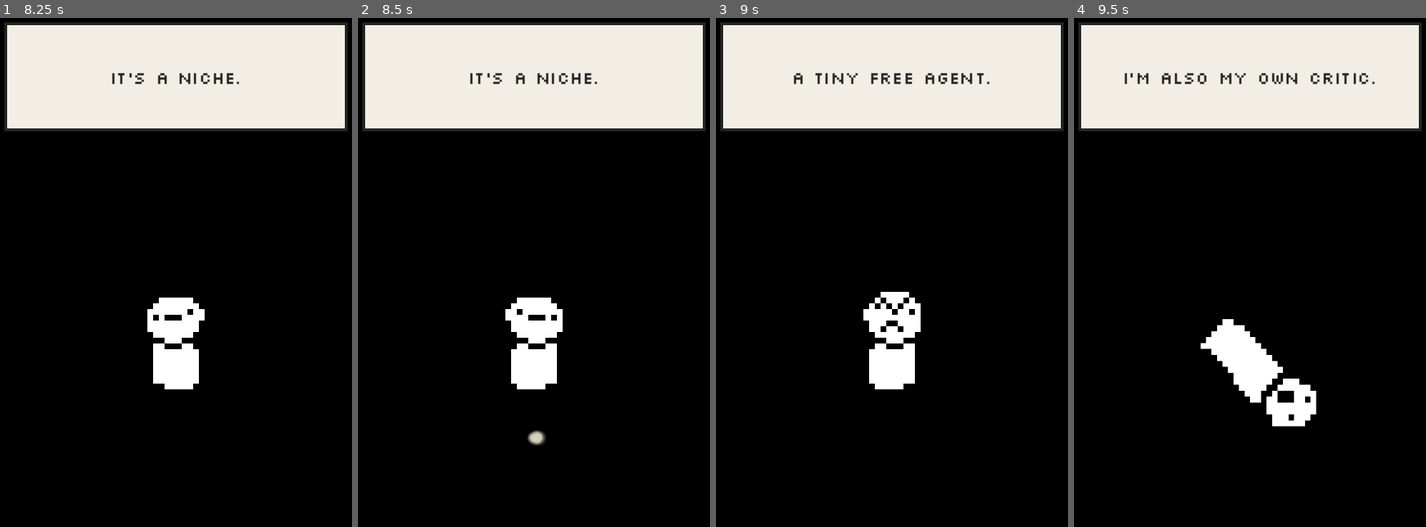
Above: before the commit, frames 1-4 (left to right).
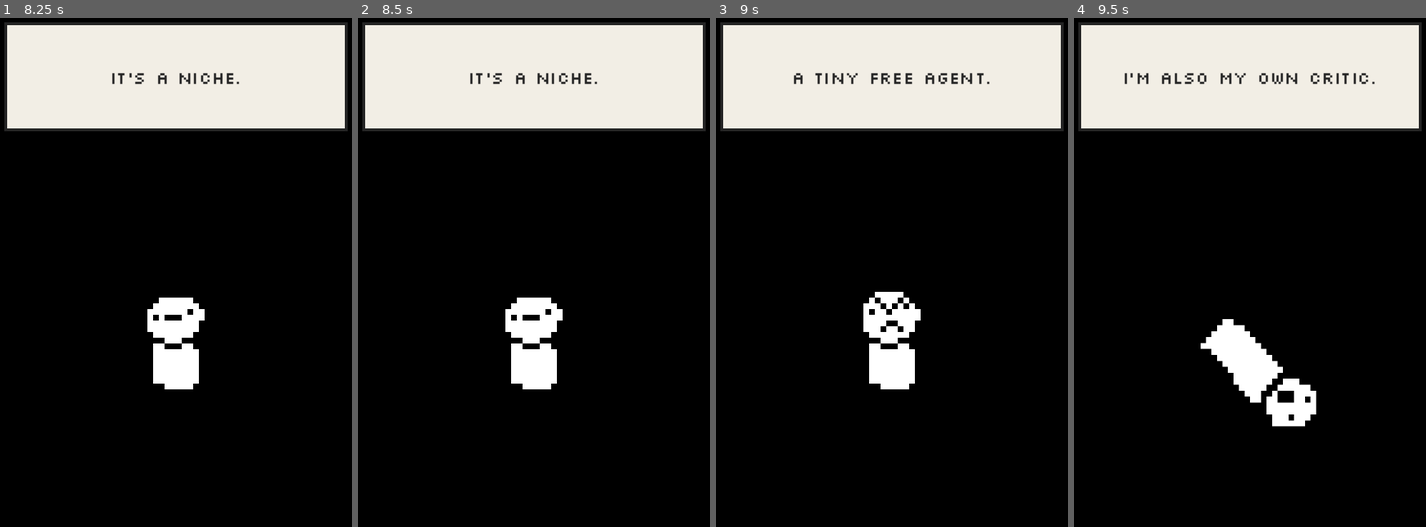
Above: after the commit, the same moments.

Repository: veroteknic/the-useless-fuck
Game: Godot game, scene res://main.tscn
Same seed, same stepped clock (60 frames per second), same inputs: the game is played once before the commit and once after it.
Inputs (mouse positions are in pixels of both pictures, inside the frame that each line leads up to):
- Up to frame 1 (8.25 s): tap Enter at 0.5, 6.5, 8 s; drag from (176, 353) to (232, 155) at 0.52 s; drag from (59, 292) to (147, 374) at 1.27 s; move the mouse to (232, 155) at 2.02 s; click (232, 155) at 2.17 s; drag from (147, 374) to (3, 191) at 2.77 s; move the mouse to (348, 348) at 3.52 s; click (348, 348) at 3.67 s; drag from (3, 191) to (91, 140) at 4.27 s; move the mouse to (204, 267) at 5.02 s; click (204, 267) at 5.17 s; tap Space at 5.75, 7.25 s; drag from (91, 140) to (59, 292) at 5.77 s; move the mouse to (302, 241) at 6.52 s; click (302, 241) at 6.67 s; drag from (59, 292) to (147, 374) at 7.27 s; move the mouse to (232, 155) at 8.02 s; click (232, 155) at 8.17 s
- Up to frame 2 (8.5 s): no input
- Up to frame 3 (9 s): drag from (863, 374) to (719, 191) at 8.77 s
- Up to frame 4 (9.5 s): no input

Frame 1 is identical in both runs. In frame 2, 0.5% of the frame differs, in the area x 41-59%, y 57-85%; in frame 3, 0.6%, in the area x 41-59%, y 53-73%; in frame 4, nothing differs.

Commit message:
move locomotion into director-owned behavior

Diff:
--- a/behavior_director.gd
+++ b/behavior_director.gd
@@ -23,6 +23,7 @@
 var cooldowns := {}
 var active_state := "idle"
 var previous_state := ""
+var behavior_running := {}
 var history: Array[Dictionary] = []
 
 var mood := 0.0
@@ -47,12 +48,43 @@
 		cooldowns[key] = maxf(0.0, float(cooldowns[key]) - delta)
 
 	mood = move_toward(mood, 0.0, 0.02 * delta)
+
+	if is_paused():
+		for key in behaviors.keys():
+			if bool(behavior_running.get(str(key), false)):
+				behavior_running[str(key)] = false
+				_record_history("behavior:" + str(key) + ":stop")
+	else:
+		_tick_behaviors(delta)
 
 	var next_state := get_state()
 	if next_state != active_state:
 		previous_state = active_state
 		active_state = next_state
 		_record_history("state:" + next_state)
+
+
+func _tick_behaviors(delta: float) -> void:
+	if pet == null or not is_instance_valid(pet):
+		return
+
+	var ctx := {"pet": pet}
+
+	for id in behaviors.keys():
+		var key := str(id)
+		var behavior = behaviors[id]
+		if behavior == null or not behavior.has_method("tick"):
+			continue
+
+		var was_running := bool(behavior_running.get(key, false))
+		var status = behavior.call("tick", delta, ctx)
+		var running := int(status) == int(PetBehaviorScript.Status.RUNNING)
+
+		if running != was_running:
+			behavior_running[key] = running
+			_record_history(
+				"behavior:" + key + (":start" if running else ":stop")
+			)
 
 
 func request_behavior(action: String, args: Array = []) -> bool:
@@ -167,7 +199,17 @@
 
 	behavior.director = self
 	behavior.config = config
-	behaviors[str(behavior.id)] = behavior
+
+	var key := str(behavior.id)
+	behaviors[key] = behavior
+	behavior_running[key] = false
+
+
+func call_behavior_method(id: String, method: String, args: Array = []):
+	var behavior = behaviors.get(str(id))
+	if behavior == null or not behavior.has_method(method):
+		return null
+	return behavior.callv(method, args)
 
 
 func create_behavior(id: String):
@@ -233,6 +275,7 @@
 		"state": get_state(),
 		"active_behavior": active_state,
 		"previous_behavior": previous_state,
+		"running_behaviors": behavior_running.duplicate(),
 		"grounded": _flag("grounded"),
 		"airborne": _flag("airborne"),
 		"walking": _flag("walking"),
--- a/jeremy_menu.gd
+++ b/jeremy_menu.gd
@@ -179,6 +179,7 @@
 	var lines := [
 		"state: " + str(status.get("state", "unknown")),
 		"behavior: " + str(status.get("active_behavior", "unknown")),
+		"running: " + str(status.get("running_behaviors", {})),
 		"paused: " + str(status.get("paused", false)),
 		"mischief: " + str(status.get("mischief", true)),
 		"mood: " + str(status.get("mood_label", "meh")) + " (" + ("%.2f" % float(status.get("mood", 0.0))) + ")",
--- /dev/null
+++ b/locomotion_behavior.gd
@@ -0,0 +1,434 @@
+extends PetBehavior
+
+# Phase 2 slice: one continuous behaviour owns autonomous walk/jump/fall.
+# It writes the shared pet fields directly so the director, drag, cursor and
+# eating systems still observe the same values they always have. main.gd only
+# asks the director to tick this behaviour; it no longer runs locomotion.
+
+const JUMP_ANIMATION := "jumping"
+
+
+func tick(delta: float, ctx: Dictionary) -> int:
+	elapsed += delta
+
+	var p = ctx.get("pet")
+	if p == null or not is_instance_valid(p):
+		return Status.FAILURE
+
+	if director != null and bool(director.call("is_paused")):
+		return Status.IDLE
+
+	# main.gd used to sync the active monitor before physics. Keep that here so
+	# the director-owned behaviour sees fresh bounds on the first tick too.
+	p.call("sync_active_screen")
+
+	# Edge gags keep their own tight loop, exactly as before.
+	if _pet_bool(p, "edge_hanging"):
+		p.call("update_edge_hang", delta)
+		return Status.RUNNING
+
+	if _pet_bool(p, "edge_peeking"):
+		p.call("update_edge_peek", delta)
+		return Status.RUNNING
+
+	# Once a drag really starts, dragging owns position. A plain press still
+	# lets physics run so clicks do not freeze Jeremy mid-fall.
+	if _pet_bool(p, "dragging") and _pet_bool(p, "drag_moved"):
+		return Status.RUNNING
+
+	_tick_physics(delta, p)
+	return Status.RUNNING
+
+
+func reset_walk_pause_timer() -> void:
+	var p := _pet()
+	if p == null:
+		return
+
+	p.set("walk_pause_timer", _scaled_interval(
+		_pet_num(p, "walk_pause_min", 2.0),
+		_pet_num(p, "walk_pause_max", 6.0),
+		"activity_frequency"
+	))
+
+
+func reset_jump_timer() -> void:
+	var p := _pet()
+	if p == null:
+		return
+
+	p.set("jump_timer", _scaled_interval(
+		_pet_num(p, "jump_interval_min", 6.0),
+		_pet_num(p, "jump_interval_max", 14.0),
+		"activity_frequency"
+	))
+
+
+func can_start_jump() -> bool:
+	var p := _pet()
+	if p == null:
+		return false
+
+	return (
+		_pet_bool(p, "grounded")
+		and not _pet_bool(p, "dragging")
+		and not _pet_bool(p, "eating")
+		and not _pet_bool(p, "celebrating")
+		and not _pet_bool(p, "speaking")
+		and not _pet_bool(p, "chattering")
+		and not _pet_bool(p, "edge_hanging")
+		and not _pet_bool(p, "edge_peeking")
+		and not _pet_bool(p, "cursor_stealing")
+		and not _pet_bool(p, "cursor_chasing")
+	)
+
+
+func start_walking() -> void:
+	var p := _pet()
+	if p == null or not _can_start_walk(p):
+		return
+
+	var direction: float = [-1.0, 1.0].pick_random()
+	var velocity := _pet_vec(p, "velocity", Vector2.ZERO)
+	velocity.x = direction * _pet_num(p, "walk_speed", 75.0)
+
+	p.set("walking", true)
+	p.set("walk_direction", direction)
+	p.set("walk_timer", randf_range(
+		_pet_num(p, "walk_duration_min", 1.5),
+		_pet_num(p, "walk_duration_max", 4.0)
+	))
+	p.set("walk_dust_timer", 0.0)
+	p.set("velocity", velocity)
+
+	var sprite = p.get("sprite")
+	if sprite != null:
+		sprite.flip_h = direction < 0.0
+
+
+func stop_walking() -> void:
+	var p := _pet()
+	if p == null:
+		return
+
+	var velocity := _pet_vec(p, "velocity", Vector2.ZERO)
+	velocity.x = 0.0
+	p.set("walking", false)
+	p.set("velocity", velocity)
+	reset_walk_pause_timer()
+
+
+func start_jump() -> void:
+	var p := _pet()
+	if p == null or not can_start_jump():
+		return
+
+	var velocity := _pet_vec(p, "velocity", Vector2.ZERO)
+	var direction: float = [-1.0, 1.0].pick_random()
+	velocity.x = direction * randf_range(
+		_pet_num(p, "jump_horizontal_min", 90.0),
+		_pet_num(p, "jump_horizontal_max", 180.0)
+	)
+	velocity.y = -randf_range(
+		_pet_num(p, "jump_speed_min", 980.0),
+		_pet_num(p, "jump_speed_max", 1150.0)
+	)
+
+	p.set("walking", false)
+	p.set("grounded", false)
+	p.set("airborne", true)
+	p.set("self_jump", true)
+	p.set("jump_launch", true)
+	p.set("velocity", velocity)
+
+	var sprite = p.get("sprite")
+	if sprite != null:
+		sprite.flip_h = velocity.x < 0.0
+
+	p.call("burst_dust", "bottom")
+	reset_jump_timer()
+	reset_walk_pause_timer()
+
+
+func _tick_physics(delta: float, p) -> void:
+	if _pet_bool(p, "grounded"):
+		var grounded_position := _pet_vec(p, "desktop_position", Vector2.ZERO)
+		var grounded_max := _pet_vec(p, "desktop_max", Vector2.ZERO)
+		var grounded_velocity := _pet_vec(p, "velocity", Vector2.ZERO)
+		grounded_position.y = grounded_max.y
+		grounded_velocity.y = 0.0
+		_apply(p, grounded_position, grounded_velocity)
+		_tick_ground_movement(delta, p)
+		p.set("airborne", false)
+		return
+
+	p.set("airborne", true)
+
+	var gravity := _pet_num(p, "gravity", 1600.0)
+	var bounce := _pet_num(p, "bounce", 0.55)
+	var settling_threshold := _pet_num(p, "settling_threshold", 60.0)
+	var landing_threshold := _pet_num(p, "landing_threshold", 450.0)
+
+	var position := _pet_vec(p, "desktop_position", Vector2.ZERO)
+	var velocity := _pet_vec(p, "velocity", Vector2.ZERO)
+	velocity.y += gravity * delta
+	position += velocity * delta
+	_apply(p, position, velocity)
+	p.call("sync_active_screen")
+
+	position = _pet_vec(p, "desktop_position", Vector2.ZERO)
+	velocity = _pet_vec(p, "velocity", Vector2.ZERO)
+	var screen_min := _pet_vec(p, "desktop_min", Vector2.ZERO)
+	var screen_max := _pet_vec(p, "desktop_max", Vector2.ZERO)
+
+	# Left wall.
+	if position.x < screen_min.x:
+		var left_impact_speed := absf(velocity.x)
+		position.x = screen_min.x
+		velocity.x = absf(velocity.x) * bounce
+		_apply(p, position, velocity)
+		if left_impact_speed > settling_threshold:
+			p.call("burst_dust", "left")
+			if bool(p.call("maybe_start_wall_behavior", "left", left_impact_speed)):
+				return
+		velocity = _pet_vec(p, "velocity", Vector2.ZERO)
+		position = _pet_vec(p, "desktop_position", Vector2.ZERO)
+
+	# Right wall.
+	if position.x > screen_max.x:
+		var right_impact_speed := absf(velocity.x)
+		position.x = screen_max.x
+		velocity.x = -absf(velocity.x) * bounce
+		_apply(p, position, velocity)
+		if right_impact_speed > settling_threshold:
+			p.call("burst_dust", "right")
+			if bool(p.call("maybe_start_wall_behavior", "right", right_impact_speed)):
+				return
+		velocity = _pet_vec(p, "velocity", Vector2.ZERO)
+		position = _pet_vec(p, "desktop_position", Vector2.ZERO)
+
+	# Ceiling.
+	if position.y < screen_min.y:
+		var ceiling_impact_speed := absf(velocity.y)
+		position.y = screen_min.y
+		velocity.y = absf(velocity.y) * bounce
+		_apply(p, position, velocity)
+		if ceiling_impact_speed > settling_threshold:
+			p.call("burst_dust", "top")
+			if bool(p.call("maybe_start_ceiling_peek", ceiling_impact_speed)):
+				return
+		velocity = _pet_vec(p, "velocity", Vector2.ZERO)
+		position = _pet_vec(p, "desktop_position", Vector2.ZERO)
+
+	# Floor.
+	if position.y >= screen_max.y:
+		var impact_speed := maxf(velocity.y, 0.0)
+		position.y = screen_max.y
+		p.set("jump_launch", false)
+		_apply(p, position, velocity)
+
+		if impact_speed > settling_threshold:
+			p.call("burst_dust", "bottom")
+
+		if _pet_bool(p, "squash_stretch_enabled"):
+			p.set("squash", maxf(
+				_pet_num(p, "squash", 0.0),
+				clampf(
+					impact_speed / maxf(landing_threshold, 1.0),
+					0.0,
+					1.0
+				) * _pet_num(p, "squash_strength", 0.22)
+			))
+
+		if impact_speed >= landing_threshold and not _pet_bool(p, "self_jump"):
+			# The hard impact is remembered, but the celebration only fires
+			# once the bouncing fall finally settles on the floor.
+			p.call("start_celebration")
+
+		if impact_speed <= settling_threshold:
+			velocity.y = 0.0
+			p.set("velocity", velocity)
+			p.set("grounded", true)
+			p.set("airborne", false)
+			p.set("walking", false)
+			p.set("self_jump", false)
+			reset_walk_pause_timer()
+			reset_jump_timer()
+
+			var sprite = p.get("sprite")
+			if (
+				_pet_bool(p, "celebrating")
+				and sprite != null
+				and sprite.animation != "thumbs up!"
+			):
+				p.call("speak", "say_random_landing")
+				p.call("play_animation", "thumbs up!")
+		else:
+			velocity.y = -impact_speed * bounce
+			p.set("velocity", velocity)
+			p.set("grounded", false)
+			p.set("airborne", true)
+
+
+func _tick_ground_movement(delta: float, p) -> void:
+	if _pet_bool(p, "cursor_chasing"):
+		p.call("update_cursor_chase", delta)
+		return
+
+	var jump_timer := _pet_num(p, "jump_timer", 0.0) - delta
+	p.set("jump_timer", jump_timer)
+
+	if jump_timer <= 0.0:
+		if can_start_jump():
+			start_jump()
+			return
+		reset_jump_timer()
+
+	var position := _pet_vec(p, "desktop_position", Vector2.ZERO)
+	var velocity := _pet_vec(p, "velocity", Vector2.ZERO)
+	var screen_min := _pet_vec(p, "desktop_min", Vector2.ZERO)
+	var screen_max := _pet_vec(p, "desktop_max", Vector2.ZERO)
+
+	if _pet_bool(p, "walking"):
+		var direction := _pet_num(p, "walk_direction", 1.0)
+		velocity.x = direction * _pet_num(p, "walk_speed", 75.0)
+		position.x += velocity.x * delta
+		_apply(p, position, velocity)
+		p.call("sync_active_screen")
+
+		position = _pet_vec(p, "desktop_position", Vector2.ZERO)
+		velocity = _pet_vec(p, "velocity", Vector2.ZERO)
+
+		# Turn around instead of walking off the desktop.
+		if position.x <= screen_min.x:
+			position.x = screen_min.x
+			_apply(p, position, velocity)
+			direction = 1.0
+			p.set("walk_direction", direction)
+		elif position.x >= screen_max.x:
+			position.x = screen_max.x
+			_apply(p, position, velocity)
+			direction = -1.0
+			p.set("walk_direction", direction)
+
+		var sprite = p.get("sprite")
+		if sprite != null:
+			sprite.flip_h = direction < 0.0
+
+		var dust_timer := _pet_num(p, "walk_dust_timer", 0.0) - delta
+		if dust_timer <= 0.0:
+			p.call("burst_dust", "bottom")
+			dust_timer = 0.6
+		p.set("walk_dust_timer", dust_timer)
+
+		var walk_timer := _pet_num(p, "walk_timer", 0.0) - delta
+		p.set("walk_timer", walk_timer)
+		if walk_timer <= 0.0:
+			stop_walking()
+		return
+
+	velocity.x = move_toward(velocity.x, 0.0, 1200.0 * delta)
+
+	if absf(velocity.x) < 1.0:
+		velocity.x = 0.0
+
+	position.x += velocity.x * delta
+	_apply(p, position, velocity)
+	p.call("sync_active_screen")
+
+	position = _pet_vec(p, "desktop_position", Vector2.ZERO)
+	velocity = _pet_vec(p, "velocity", Vector2.ZERO)
+
+	# Landed slides still need to respect the screen edges.
+	if position.x < screen_min.x:
+		position.x = screen_min.x
+		velocity.x = 0.0
+		_apply(p, position, velocity)
+	elif position.x > screen_max.x:
+		position.x = screen_max.x
+		velocity.x = 0.0
+		_apply(p, position, velocity)
+
+	var pause_timer := _pet_num(p, "walk_pause_timer", 0.0) - delta
+	p.set("walk_pause_timer", pause_timer)
+	if pause_timer <= 0.0 and not _pet_bool(p, "dragging") and not _pet_bool(p, "eating"):
+		start_walking()
+
+
+func _can_start_walk(p) -> bool:
+	return (
+		_pet_bool(p, "grounded")
+		and not _pet_bool(p, "dragging")
+		and not _pet_bool(p, "eating")
+		and not _pet_bool(p, "celebrating")
+		and not _pet_bool(p, "speaking")
+		and not _pet_bool(p, "chattering")
+		and not _pet_bool(p, "edge_hanging")
+		and not _pet_bool(p, "edge_peeking")
+		and not _pet_bool(p, "cursor_stealing")
+		and not _pet_bool(p, "cursor_chasing")
+	)
+
+
+func _apply(p, position: Vector2, velocity: Vector2) -> void:
+	p.set("desktop_position", position)
+	p.set("velocity", velocity)
+
+
+func _pet() -> Object:
+	if director == null:
+		return null
+
+	var p = director.get("pet")
+	if p == null or not is_instance_valid(p):
+		return null
+	return p as Object
+
+
+func _pet_bool(p, key: String, fallback: bool = false) -> bool:
+	var value = p.get(key)
+	return fallback if value == null else bool(value)
+
+
+func _pet_num(p, key: String, fallback: float) -> float:
+	var value = p.get(key)
+	if typeof(value) == TYPE_FLOAT or typeof(value) == TYPE_INT:
+		return float(value)
+	return fallback
+
+
+func _pet_vec(p, key: String, fallback: Vector2) -> Vector2:
+	var value = p.get(key)
+	if value is Vector2:
+		return value as Vector2
+	return fallback
+
+
+func _config_number(key: String, fallback: float) -> float:
+	if config == null:
+		return fallback
+
+	var value = config.get(key)
+	if typeof(value) == TYPE_FLOAT or typeof(value) == TYPE_INT:
+		return float(value)
+	return fallback
+
+
+func _scaled_interval(
+	min_value: float,
+	max_value: float,
+	frequency_key: String,
+	use_mischief: bool = false
+) -> float:
+	var frequency := _config_number(frequency_key, 1.0)
+
+	if frequency <= 0.0:
+		return 1.0e9
+
+	if use_mischief:
+		var intensity := _config_number("mischief_intensity", 1.0)
+		if intensity <= 0.0:
+			return 1.0e9
+		frequency *= minf(intensity, 2.0)
+
+	return randf_range(min_value, max_value) / maxf(frequency, 0.05)
--- a/main.gd
+++ b/main.gd
@@ -3,6 +3,7 @@
 const NotepadManagerScript = preload("res://notepad_manager.gd")
 const JeremyMenuScript = preload("res://jeremy_menu.gd")
 const BehaviorDirectorScript = preload("res://behavior_director.gd")
+const LocomotionBehaviorScript = preload("res://locomotion_behavior.gd")
 const PixelUIScript = preload("res://pixel_ui.gd")
 
 @onready var camera: Camera2D = $Camera2D
@@ -241,6 +242,11 @@
 		director_config.set("allow_cursor_chase", cursor_chase_enabled)
 		director_config.set("allow_notes", notepads_enabled)
 
+	# One continuous behaviour owns walk/jump/fall from here on. main.gd only
+	# feeds the director input/window state and asks it to tick behaviours.
+	var locomotion_behavior = LocomotionBehaviorScript.new("locomotion", behavior_director)
+	behavior_director.call("register_behavior", locomotion_behavior)
+
 	if notepad_manager != null:
 		notepad_manager.set("note_read_callback", Callable(self, "_on_note_read"))
 		if behavior_director != null:
@@ -308,8 +314,6 @@
 
 	if dragging:
 		handle_dragging(delta)
-	else:
-		handle_physics(delta)
 
 	update_animation(delta)
 	update_squash_stretch(delta)
@@ -674,98 +678,6 @@
 	apply_active_screen_bounds()
 
 
-func handle_physics(delta: float) -> void:
-	if edge_hanging:
-		update_edge_hang(delta)
-		return
-
-	if edge_peeking:
-		update_edge_peek(delta)
-		return
-
-	if grounded:
-		desktop_position.y = desktop_max.y
-		velocity.y = 0.0
-		handle_ground_movement(delta)
-
-		airborne = false
-		return
-
-	airborne = true
-
-	velocity.y += gravity * delta
-	desktop_position += velocity * delta
-	sync_active_screen()
-
-	# Left wall.
-	if desktop_position.x < desktop_min.x:
-		var left_impact_speed := absf(velocity.x)
-		desktop_position.x = desktop_min.x
-		velocity.x = absf(velocity.x) * bounce
-		if left_impact_speed > settling_threshold:
-			burst_dust("left")
-			if maybe_start_wall_behavior("left", left_impact_speed):
-				return
-
-	# Right wall.
-	if desktop_position.x > desktop_max.x:
-		var right_impact_speed := absf(velocity.x)
-		desktop_position.x = desktop_max.x
-		velocity.x = -absf(velocity.x) * bounce
-		if right_impact_speed > settling_threshold:
-			burst_dust("right")
-			if maybe_start_wall_behavior("right", right_impact_speed):
-				return
-
-	# Ceiling.
-	if desktop_position.y < desktop_min.y:
-		var ceiling_impact_speed := absf(velocity.y)
-		desktop_position.y = desktop_min.y
-		velocity.y = absf(velocity.y) * bounce
-		if ceiling_impact_speed > settling_threshold:
-			burst_dust("top")
-			if maybe_start_ceiling_peek(ceiling_impact_speed):
-				return
-
-	# Floor.
-	if desktop_position.y >= desktop_max.y:
-		var impact_speed := maxf(velocity.y, 0.0)
-
-		desktop_position.y = desktop_max.y
-		jump_launch = false
-
-		if impact_speed > settling_threshold:
-			burst_dust("bottom")
-
-		if squash_stretch_enabled:
-			squash = maxf(
-				squash,
-				clampf(impact_speed / maxf(landing_threshold, 1.0), 0.0, 1.0) * squash_strength
-			)
-
-		if impact_speed >= landing_threshold and not self_jump:
-			# Remember the hard impact, but keep bouncing. The celebration
-			# fires only when this fall finally settles on the floor.
-			start_celebration()
-
-		if impact_speed <= settling_threshold:
-			velocity.y = 0.0
-			grounded = true
-			airborne = false
-			walking = false
-			self_jump = false
-			reset_walk_pause_timer()
-			reset_jump_timer()
-
-			if celebrating and sprite.animation != "thumbs up!":
-				speak("say_random_landing")
-				play_animation("thumbs up!")
-		else:
-			velocity.y = -impact_speed * bounce
-			grounded = false
-			airborne = true
-
-
 func maybe_start_wall_behavior(side: String, impact_speed: float) -> bool:
 	if not edge_behaviors_enabled:
 		return false
@@ -910,95 +822,6 @@
 	)
 
 
-func handle_ground_movement(delta: float) -> void:
-	if cursor_chasing:
-		update_cursor_chase(delta)
-		return
-
-	jump_timer -= delta
-
-	if jump_timer <= 0.0:
-		if can_start_jump():
-			start_jump()
-			return
-
-		reset_jump_timer()
-
-	if walking:
-		velocity.x = walk_direction * walk_speed
-		desktop_position.x += velocity.x * delta
-		sync_active_screen()
-
-		# Turn around instead of walking off the desktop.
-		if desktop_position.x <= desktop_min.x:
-			desktop_position.x = desktop_min.x
-			walk_direction = 1.0
-		elif desktop_position.x >= desktop_max.x:
-			desktop_position.x = desktop_max.x
-			walk_direction = -1.0
-
-		sprite.flip_h = walk_direction < 0.0
-
-		walk_dust_timer -= delta
-		if walk_dust_timer <= 0.0:
-			burst_dust("bottom")
-			walk_dust_timer = 0.6
-
-		walk_timer -= delta
-		if walk_timer <= 0.0:
-			stop_walking()
-		return
-
-	velocity.x = move_toward(velocity.x, 0.0, 1200.0 * delta)
-
-	if absf(velocity.x) < 1.0:
-		velocity.x = 0.0
-
-	desktop_position.x += velocity.x * delta
-	sync_active_screen()
-
-	# Landed slides still need to respect the screen edges.
-	if desktop_position.x < desktop_min.x:
-		desktop_position.x = desktop_min.x
-		velocity.x = 0.0
-	elif desktop_position.x > desktop_max.x:
-		desktop_position.x = desktop_max.x
-		velocity.x = 0.0
-
-	walk_pause_timer -= delta
-	if walk_pause_timer <= 0.0 and not dragging and not eating:
-		start_walking()
-
-
-func start_walking() -> void:
-	if (
-		not grounded
-		or dragging
-		or eating
-		or celebrating
-		or speaking
-		or chattering
-		or edge_hanging
-		or edge_peeking
-		or cursor_stealing
-		or cursor_chasing
-	):
-		return
-
-	walking = true
-	walk_direction = [-1.0, 1.0].pick_random()
-	walk_timer = randf_range(walk_duration_min, walk_duration_max)
-	walk_dust_timer = 0.0
-	velocity.x = walk_direction * walk_speed
-	sprite.flip_h = walk_direction < 0.0
-
-
-func stop_walking() -> void:
-	walking = false
-	velocity.x = 0.0
-	reset_walk_pause_timer()
-
-
 func get_config_number(key: String, fallback: float) -> float:
 	if behavior_director == null:
 		return fallback
@@ -1034,56 +857,28 @@
 	return randf_range(min_value, max_value) / maxf(frequency, 0.05)
 
 
+# Locomotion wrappers: other systems still ask for these timers/guards, but
+# the decision itself lives in the director-owned LocomotionBehavior.
 func reset_walk_pause_timer() -> void:
-	walk_pause_timer = scaled_interval(
-		walk_pause_min,
-		walk_pause_max,
-		"activity_frequency"
-	)
+	if behavior_director != null:
+		behavior_director.call(
+			"call_behavior_method", "locomotion", "reset_walk_pause_timer"
+		)
 
 
 func reset_jump_timer() -> void:
-	jump_timer = scaled_interval(
-		jump_interval_min,
-		jump_interval_max,
-		"activity_frequency"
-	)
+	if behavior_director != null:
+		behavior_director.call(
+			"call_behavior_method", "locomotion", "reset_jump_timer"
+		)
 
 
 func can_start_jump() -> bool:
-	return (
-		grounded
-		and not dragging
-		and not eating
-		and not celebrating
-		and not speaking
-		and not chattering
-		and not edge_hanging
-		and not edge_peeking
-		and not cursor_stealing
-		and not cursor_chasing
-	)
-
-
-func start_jump() -> void:
-	if not can_start_jump():
-		return
-
-	walking = false
-	grounded = false
-	airborne = true
-	self_jump = true
-	jump_launch = true
-
-	var direction: float = [-1.0, 1.0].pick_random()
-	velocity.x = direction * randf_range(jump_horizontal_min, jump_horizontal_max)
-	velocity.y = -randf_range(jump_speed_min, jump_speed_max)
-	sprite.flip_h = velocity.x < 0.0
-
-	burst_dust("bottom")
-
-	reset_jump_timer()
-	reset_walk_pause_timer()
+	if behavior_director == null:
+		return false
+	return bool(behavior_director.call(
+		"call_behavior_method", "locomotion", "can_start_jump"
+	))
 
 
 func _on_body_input_event(
@@ -1223,8 +1018,8 @@
 
 	if not drag_moved:
 		if mouse_position.distance_to(drag_start_mouse) <= DRAG_MOVE_THRESHOLD:
-			# Still a plain press, not a drag. Let physics keep running.
-			handle_physics(delta)
+			# Still a plain press. The director already ticked locomotion this
+			# frame, so there is nothing extra to do here.
 			last_mouse_position = mouse_position
 			return
 
--- a/pet_behavior.gd
+++ b/pet_behavior.gd
@@ -1,9 +1,9 @@
 class_name PetBehavior
 extends RefCounted
 
-# Base contract for future autonomous behaviours. Phase 1 introduces the
-# contract and director registration only; existing movement stays in main.gd
-# until its behaviour wrappers are migrated in later phases.
+# Base contract for autonomous behaviours. The behaviour director ticks
+# registered instances each frame; locomotion now lives in its own subclass
+# while input, window placement, and visual effects stay in main.gd.
 
 enum Status {
 	IDLE,
Not shown, added: locomotion_behavior.gd.uid
Not shown, changed: CHANGELOG.md
